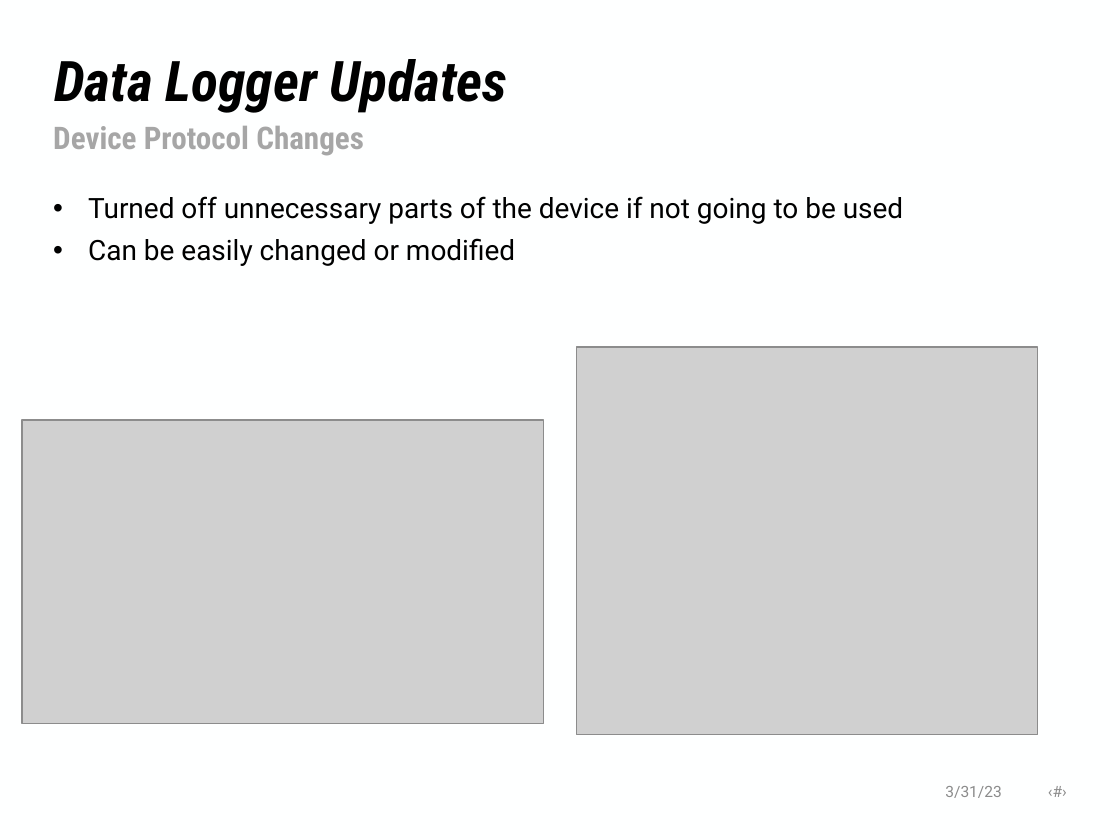
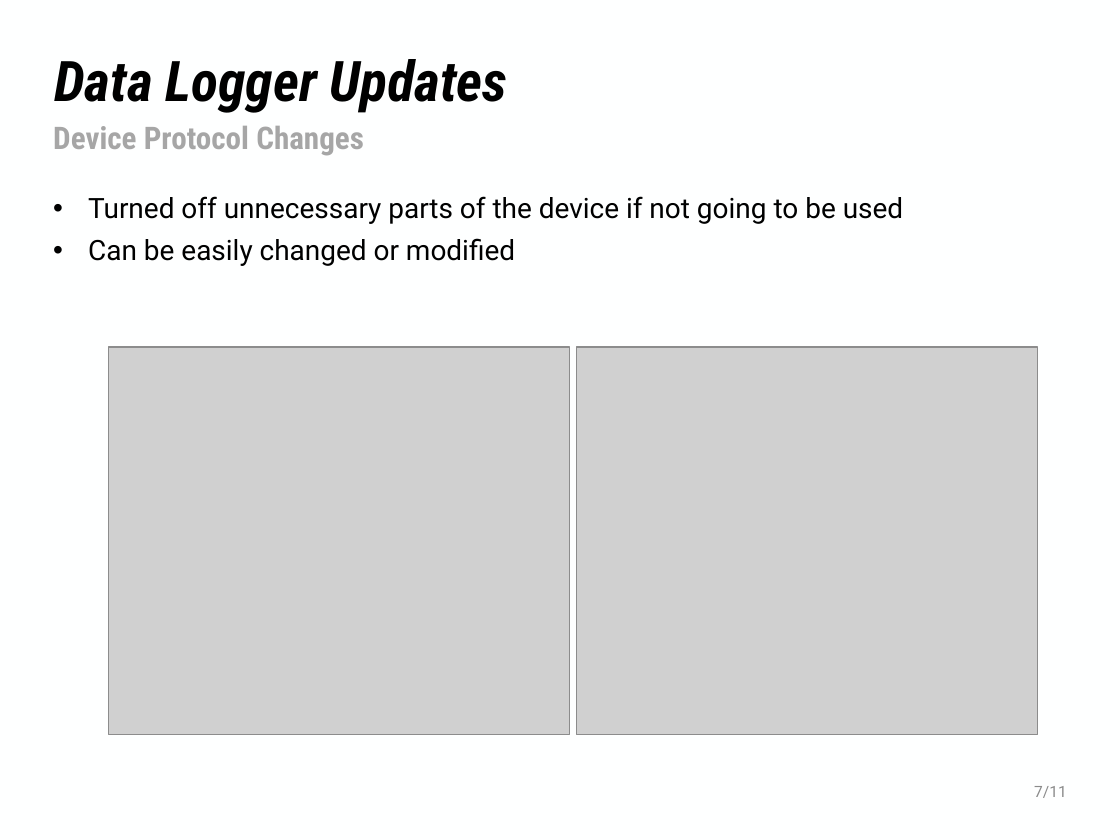
Before and after one commit to NHuang58/Biomedical_Device_PCB, a slide deck: slide 7 of Documentation/Slides/Week_29.pptx. Drawn at 1120x840 pixels with LibreOffice and Linux fonts; fonts in the diff are those of the drawing; grey boxes stand for pictures; background and template pictures are left out. Boxes give left, top, right and bottom in pixels: in the first picture for what was removed or moved away, otherwise in the second. Text is boxed around its words. In the diff, an @@ line names an element or a change of style, - is before the commit and + after.

```diff
--- a/Documentation/Slides/Week_29.pptx
+++ b/Documentation/Slides/Week_29.pptx
@@ picture: place and size @@
-picture at bbox=[22, 420, 543, 724]
+picture at bbox=[109, 347, 570, 735]
@@ text at bbox=[1034, 786, 1067, 798]: text changed @@
-3/31/23 ‹#›
+7/11
```
Also in this commit, not shown: 8 other slides changed, 2 slides added, 6 other files.
